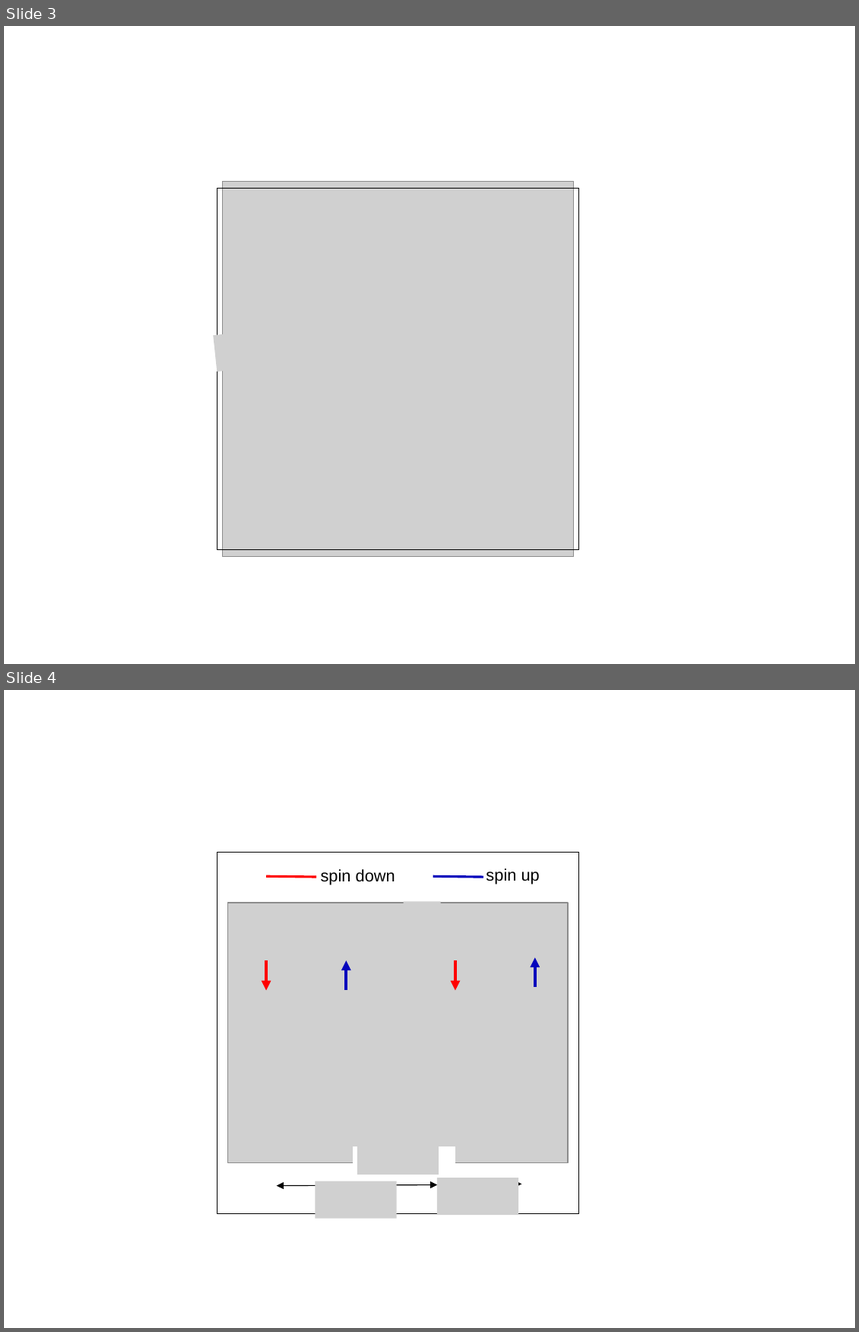
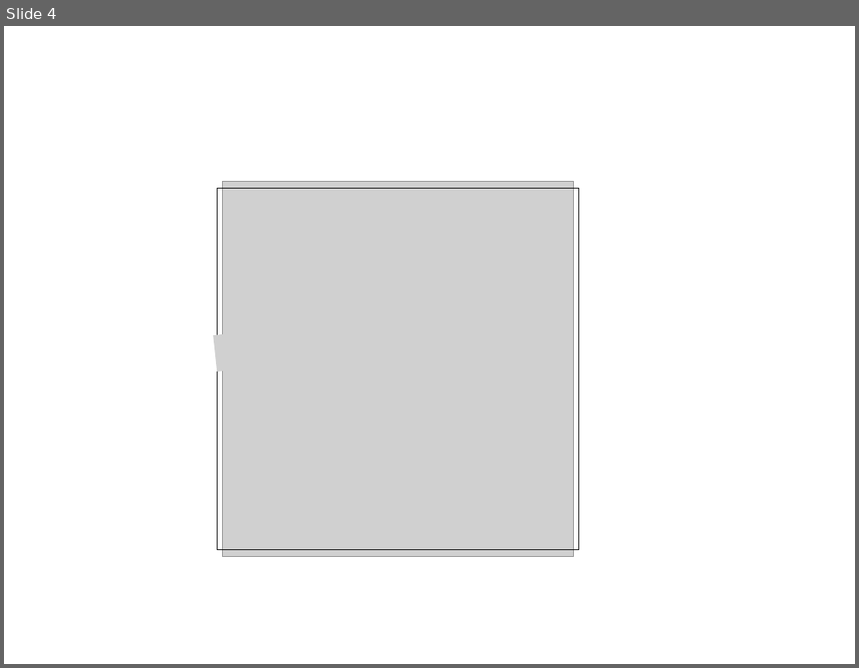
Before and after one commit to nakosai/skyrmion-ysr, a slide deck: Figures/Figures.pptx. Shown one above the other, each under a label of ours: slides 3 and 4 before the commit, slide 4 after it. The pictures are 859x1332 and 859x668 pixels, drawn with LibreOffice and Linux fonts; fonts in the diff are those of the drawing; grey boxes stand for pictures. Boxes give left, top, right and bottom in pixels: in the first picture for what was removed or moved away, otherwise in the second. Text is boxed around its words. In the diff, an @@ line names an element or a change of style, - is before the commit and + after.

```diff
--- a/Figures/Figures.pptx
+++ b/Figures/Figures.pptx
@@ slide 4 removed at [4,690,855,1328], background #FFFFFF @@
@@ rectangle removed at [217,853,579,1214] @@
@@ text removed at [321,869,395,885] @@
-spin down
@@ text removed at [486,869,540,884] @@
-spin up
@@ line removed from (266, 876) to (316, 877) @@
@@ line removed from (433, 876) to (484, 877) @@
@@ picture removed at [228,903,567,1163] @@
@@ picture removed at [403,902,441,1015] @@
@@ arrow removed from (266, 961) to (266, 990) @@
@@ arrow removed from (346, 989) to (346, 961) @@
@@ arrow removed from (455, 961) to (455, 990) @@
@@ arrow removed from (535, 987) to (535, 958) @@
@@ picture removed at [357,1138,439,1175] @@
@@ rectangle removed at [353,1147,455,1174] @@
@@ double arrow removed from (276, 1186) to (437, 1186) @@
@@ picture removed at [316,1181,397,1219] @@
@@ double arrow removed from (437, 1186) to (522, 1185) @@
@@ picture removed at [437,1178,519,1215] @@
@@ what was slide 3 is now slide 4 @@
```
Also in this commit, not shown: 10 slides added, 7 other slides removed, 35 other files.
